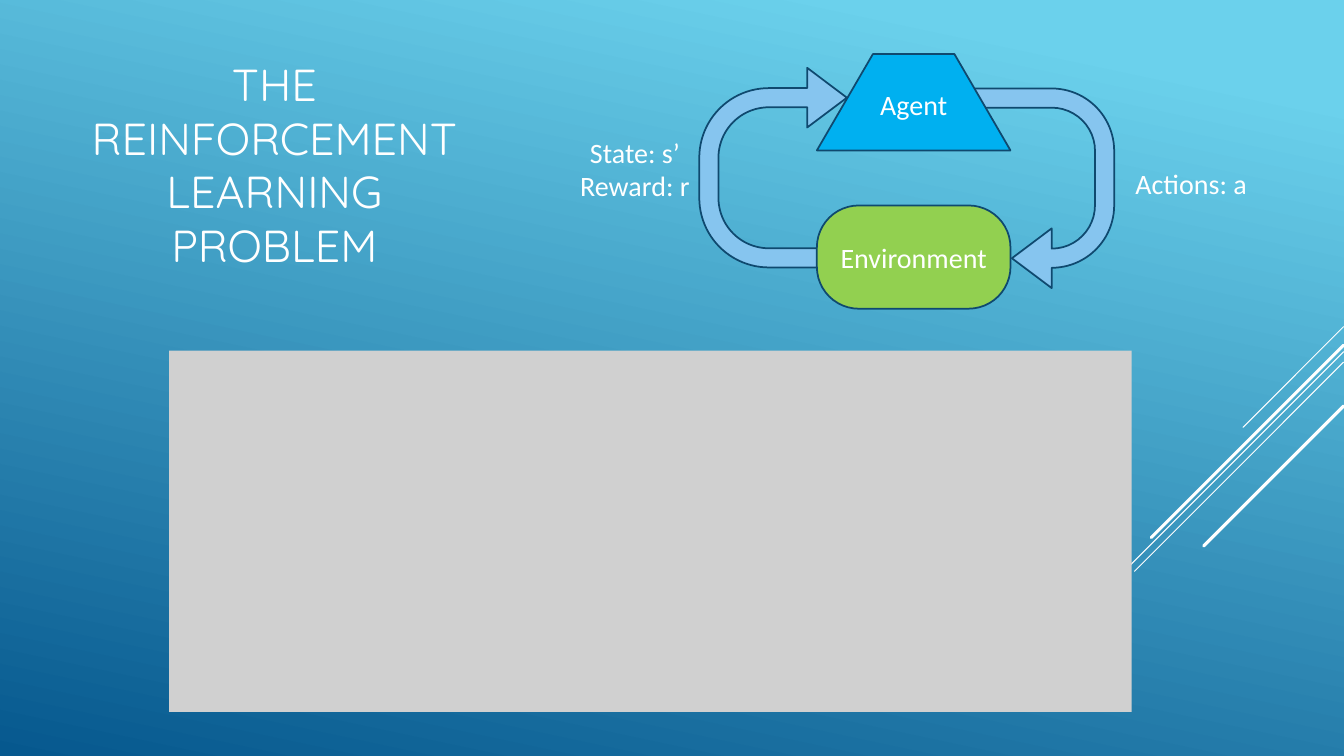
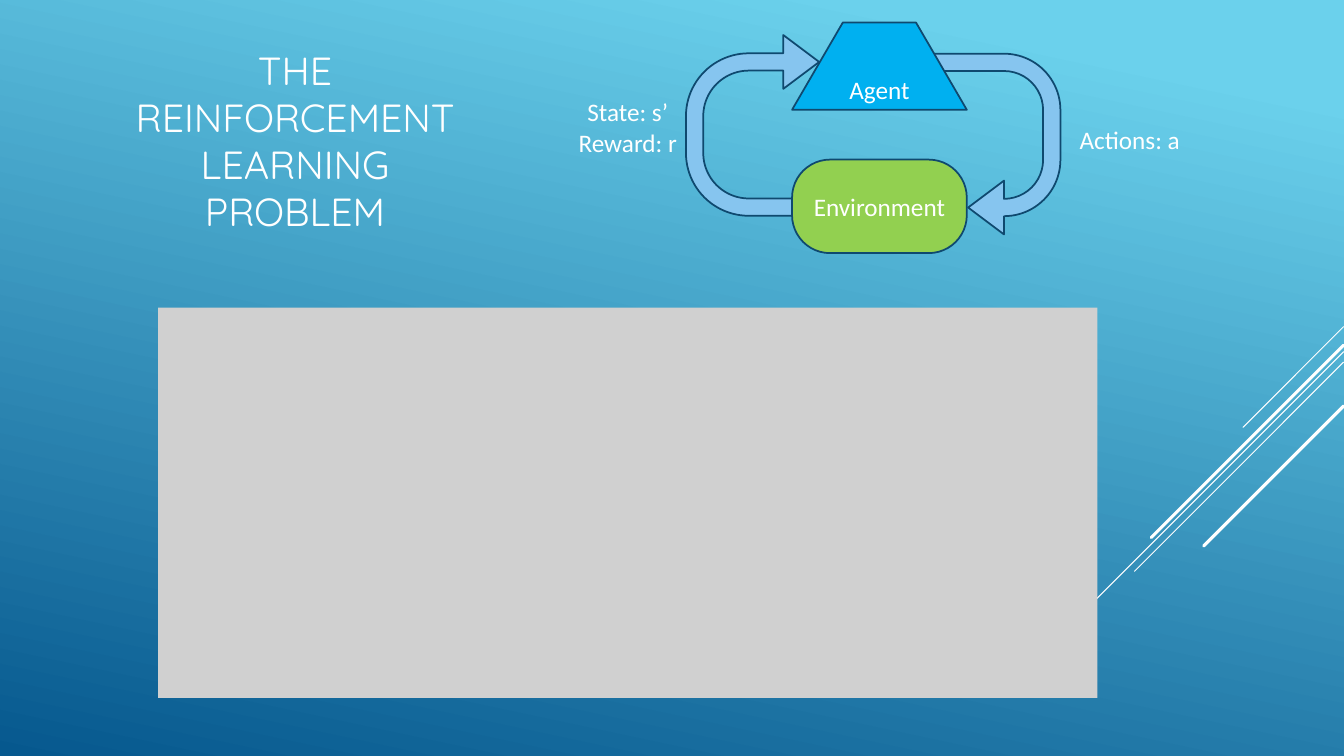
Before and after one commit to seohara1955/Presentations, a slide deck: slide 8 of mw-devs-ml-grp/2020-09-02/simple-rl-glue-app.pptx (slide 4 before the commit). Drawn at 1344x756 pixels with LibreOffice and Linux fonts; fonts in the diff are those of the drawing; grey boxes stand for pictures. Boxes give left, top, right and bottom in pixels: in the first picture for what was removed or moved away, otherwise in the second. Text is boxed around its words. In the diff, an @@ line names an element or a change of style, - is before the commit and + after.

```diff
--- a/mw-devs-ml-grp/2020-09-02/simple-rl-glue-app.pptx
+++ b/mw-devs-ml-grp/2020-09-02/simple-rl-glue-app.pptx
@@ trapezoid "Agent": place and size @@
-trapezoid "Agent" at box(817, 54, 1010, 151)
+trapezoid "Agent" at box(792, 22, 967, 110)
@@ title "THE REINFORCEMENT LEARNING PROBLEM": place and size @@
-title "THE REINFORCEMENT LEARNING PROBLEM" at box(92, 69, 457, 263)
+title "THE REINFORCEMENT LEARNING PROBLEM" at box(136, 57, 455, 227)
@@ title "THE REINFORCEMENT LEARNING PROBLEM" at box(136, 57, 455, 227): size 32 to 28 pt @@
@@ uturn arrow: place and size @@
-uturn arrow at box(700, 68, 859, 267)
+uturn arrow at box(686, 35, 829, 215)
@@ uturn arrow: place and size @@
-uturn arrow at box(955, 89, 1114, 288)
+uturn arrow at box(917, 54, 1060, 234)
@@ text "State: s’": place and size @@
-text "State: s’" at box(580, 143, 690, 196)
+text "State: s’" at box(579, 103, 677, 152)
@@ size 20 to 18 pt in 4 elements at box(579, 103, 677, 152), box(792, 22, 967, 110), box(792, 159, 967, 253), box(1080, 131, 1180, 149) @@
@@ text "Actions: a": place and size @@
-text "Actions: a" at box(1135, 174, 1246, 194)
+text "Actions: a" at box(1080, 131, 1180, 149)
@@ rounded rectangle "Environment": place and size @@
-rounded rectangle "Environment" at box(817, 206, 1010, 309)
+rounded rectangle "Environment" at box(792, 159, 967, 253)
@@ picture: place and size @@
-picture at box(169, 351, 1132, 712)
+picture at box(158, 308, 1098, 698)
```
Also in this commit, not shown: 8 other slides changed, 4 slides added, 1 slide removed, 1 other file.
